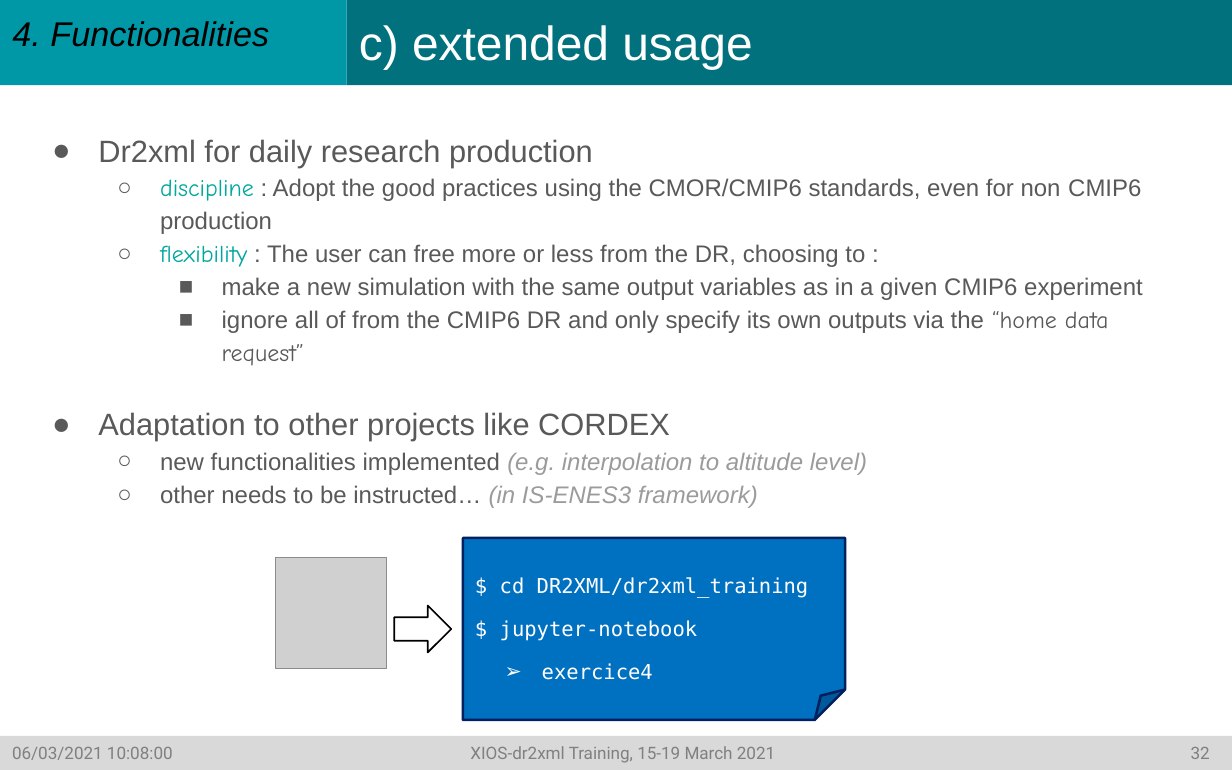
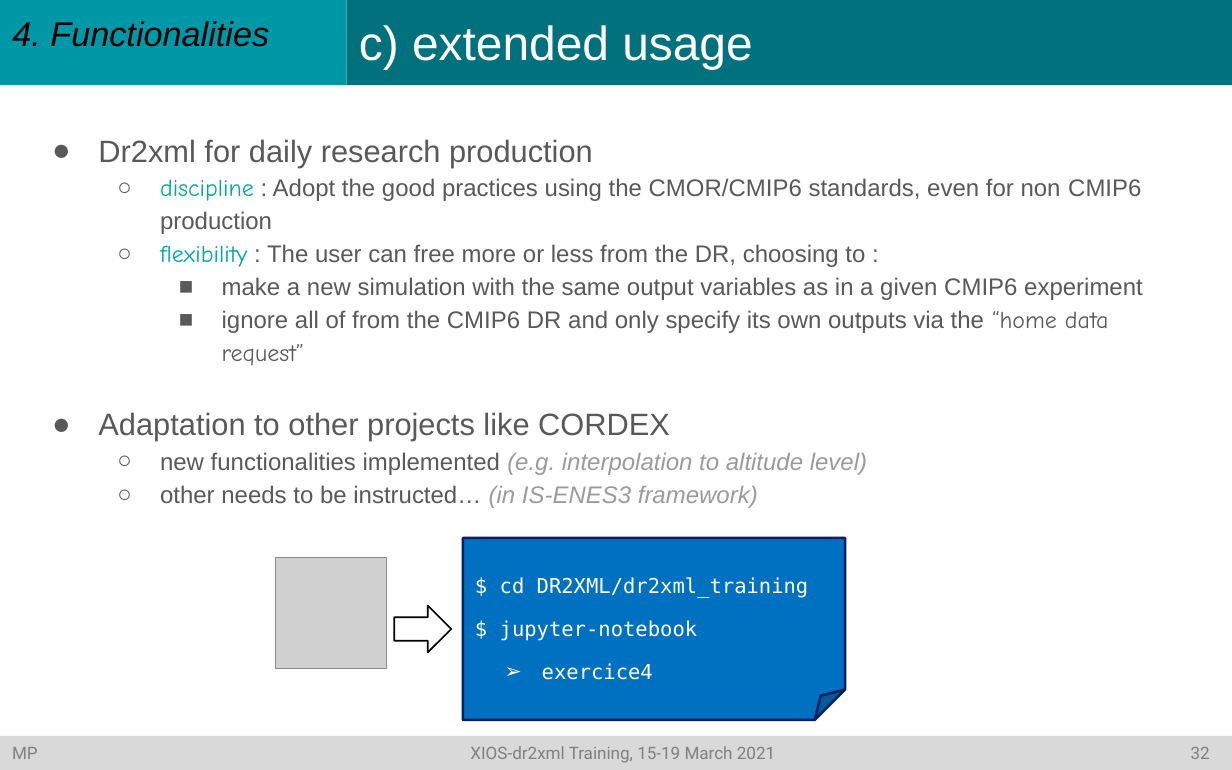
Before and after one commit to rigoudyg/dr2xml, a slide deck: slide 33 of slides/Formation_dr2xml_v3.pptx. Drawn at 1232x770 pixels with LibreOffice and Linux fonts; fonts in the diff are those of the drawing; grey boxes stand for pictures. Boxes give left, top, right and bottom in pixels: in the first picture for what was removed or moved away, otherwise in the second. Text is boxed around its words. In the diff, an @@ line names an element or a change of style, - is before the commit and + after.

```diff
--- a/slides/Formation_dr2xml_v3.pptx
+++ b/slides/Formation_dr2xml_v3.pptx
@@ text in rectangle at [12,746,1210,763]: text changed @@
-06/03/2021 10:08:00 XIOS-dr2xml Training, 15-19 March 2021 32
+MP XIOS-dr2xml Training, 15-19 March 2021 32
```
Also in this commit, not shown: 31 other slides changed, 1 other file.
